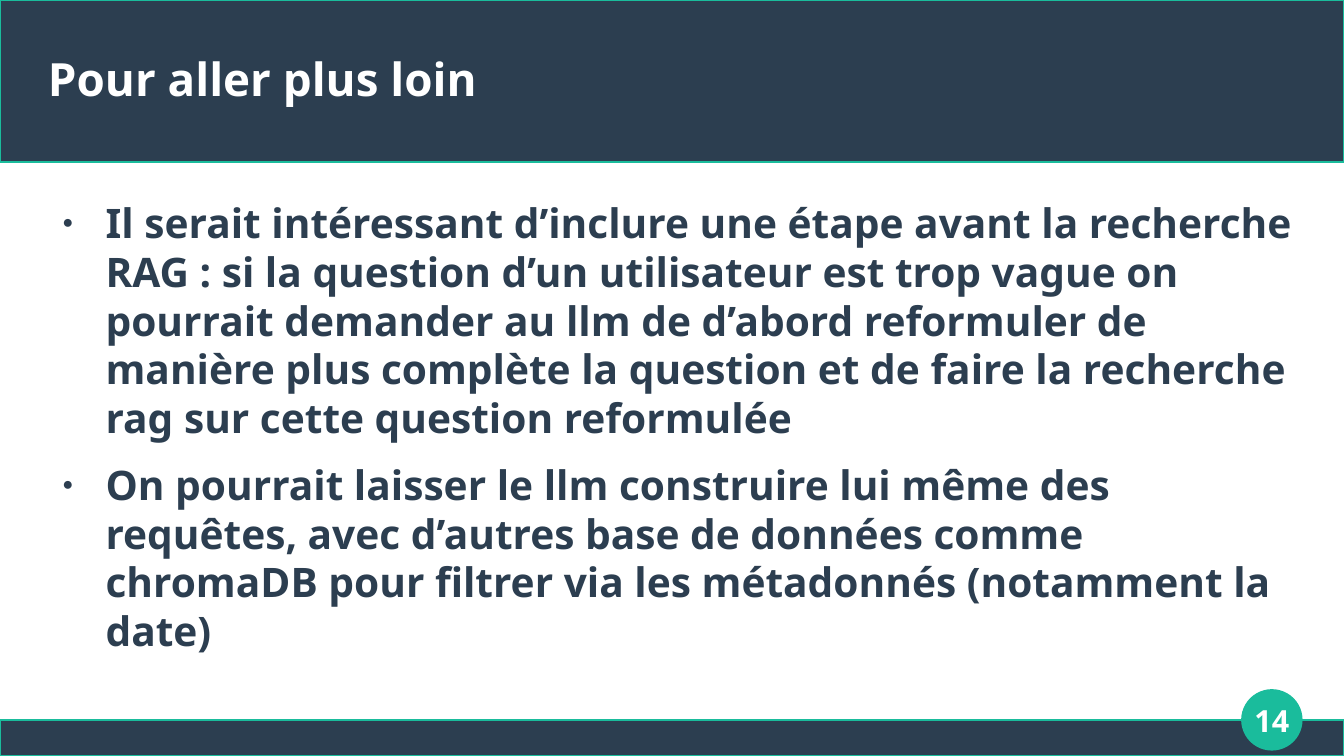
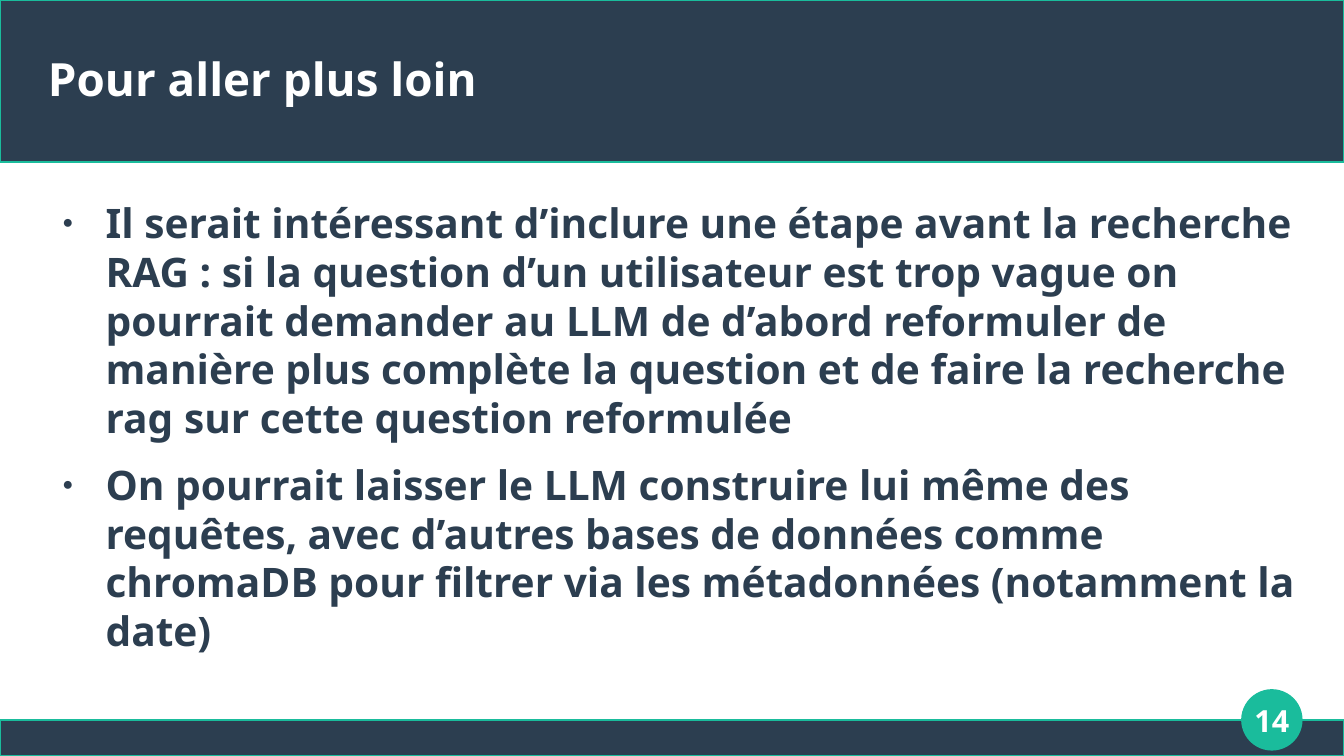
Before and after one commit to Apinsun/Projet7, a slide deck: slide 14 of presentation.odp. Drawn at 1344x756 pixels with LibreOffice and Linux fonts; fonts in the diff are those of the drawing. Boxes give left, top, right and bottom in pixels: in the first picture for what was removed or moved away, otherwise in the second. Text is boxed around its words. In the diff, an @@ line names an element or a change of style, - is before the commit and + after.

```diff
--- a/presentation.odp
+++ b/presentation.odp
@@ text at box(106, 207, 1294, 653): text changed @@
-● Il serait intéressant d’inclure une étape avant la recherche RAG : si la question d’un utilisateur est trop vague on pourrait demander au llm de d’abord reformuler de manière plus complète la question et de faire la recherche rag sur cette question reformulée
-● On pourrait laisser le llm construire lui même des requêtes, avec d’autres base de données comme chromaDB pour filtrer via les métadonnés (notamment la date)
+● Il serait intéressant d’inclure une étape avant la recherche RAG : si la question d’un utilisateur est trop vague on pourrait demander au LLM de d’abord reformuler de manière plus complète la question et de faire la recherche rag sur cette question reformulée
+● On pourrait laisser le LLM construire lui même des requêtes, avec d’autres bases de données comme chromaDB pour filtrer via les métadonnées (notamment la date)
```
Also in this commit, not shown: 3 other slides changed, 2 other files.
